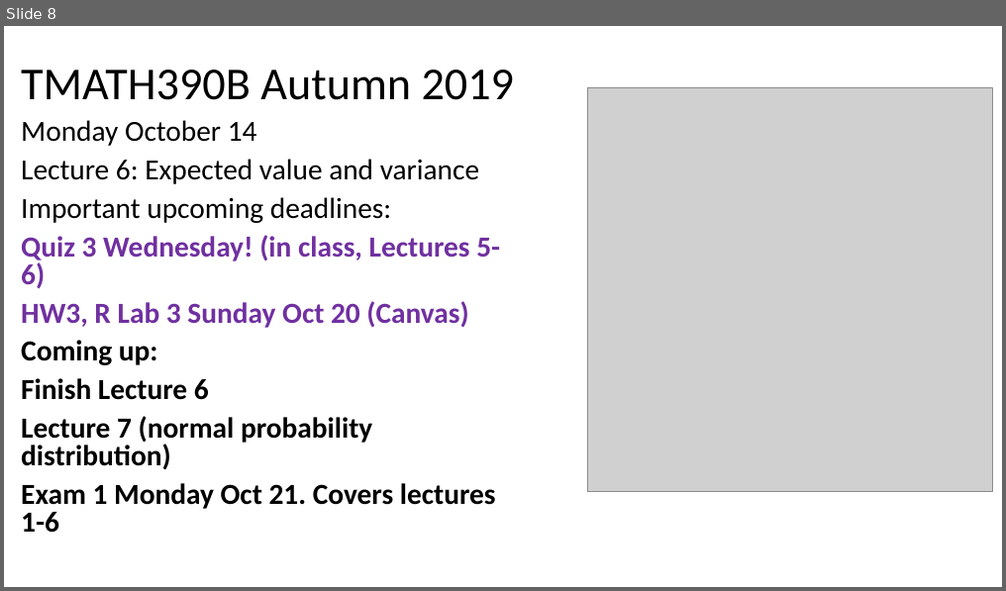
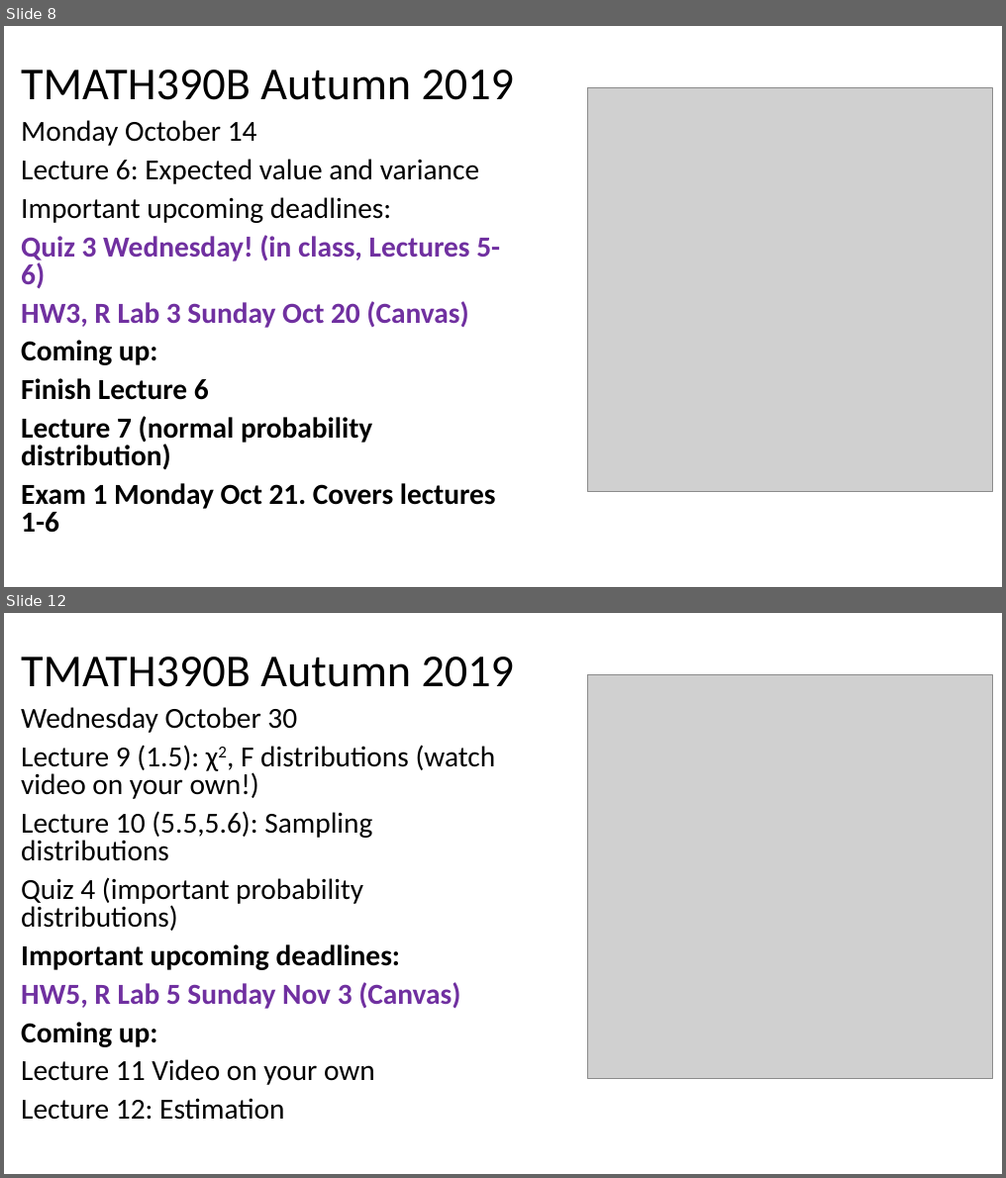
Before and after one commit to mkenn/TMATH390R, a slide deck: TMATH390InClassRProj/TMATH390Au19MW_DailyAgenda.pptx. Shown one above the other, each under a label of ours: slide 8 before the commit, slides 8 and 12 after it; the slides between them are not shown. The pictures are 1006x591 and 1006x1178 pixels, drawn with LibreOffice and Linux fonts; fonts in the diff are those of the drawing; grey boxes stand for pictures. Boxes give left, top, right and bottom in pixels: in the first picture for what was removed or moved away, otherwise in the second. Text is boxed around its words. In the diff, an @@ line names an element or a change of style, - is before the commit and + after.

```diff
--- a/TMATH390InClassRProj/TMATH390Au19MW_DailyAgenda.pptx
+++ b/TMATH390InClassRProj/TMATH390Au19MW_DailyAgenda.pptx
@@ slide 12 added at box(4, 613, 1002, 1174), background #FFFFFF @@
@@ title added at box(21, 657, 515, 687), 44 pt, text #000000 @@
+TMATH390B Autumn 2019
@@ picture added at box(588, 674, 993, 1079) @@
@@ text added at box(21, 707, 496, 1120), 28 pt, text #000000 @@
+Wednesday October 30
+Lecture 9 (1.5): χ2, F distributions (watch video on your own!)
+Lecture 10 (5.5,5.6): Sampling distributions
+Quiz 4 (important probability distributions)
+Important upcoming deadlines:
+HW5, R Lab 5 Sunday Nov 3 (Canvas)
+Coming up:
+Lecture 11 Video on your own
+Lecture 12: Estimation
```
Also in this commit, not shown: 4 other slides added.
